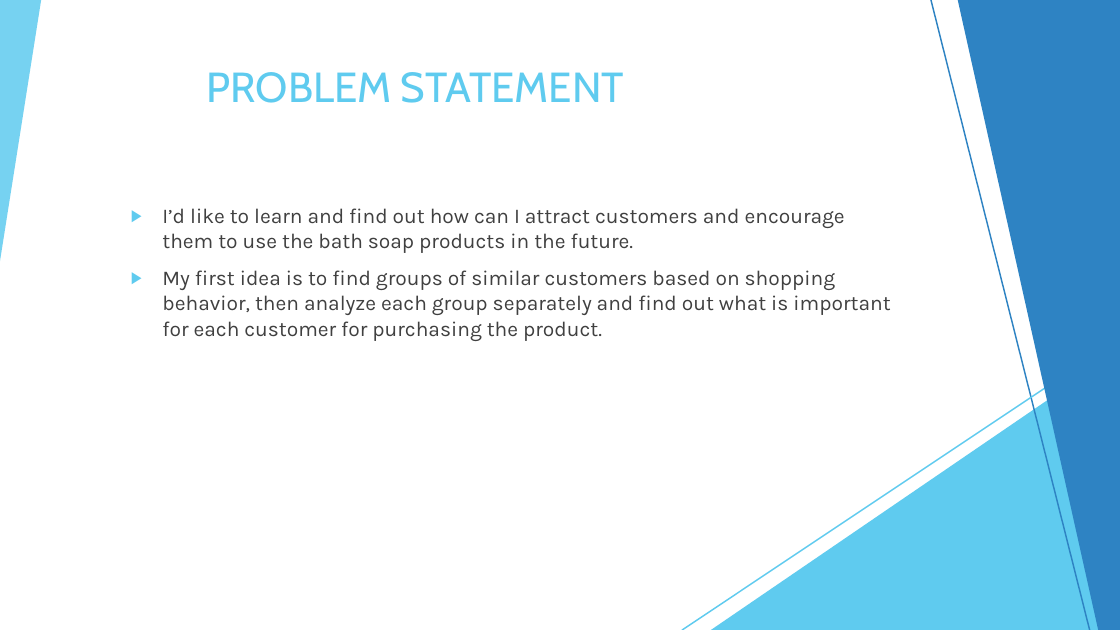
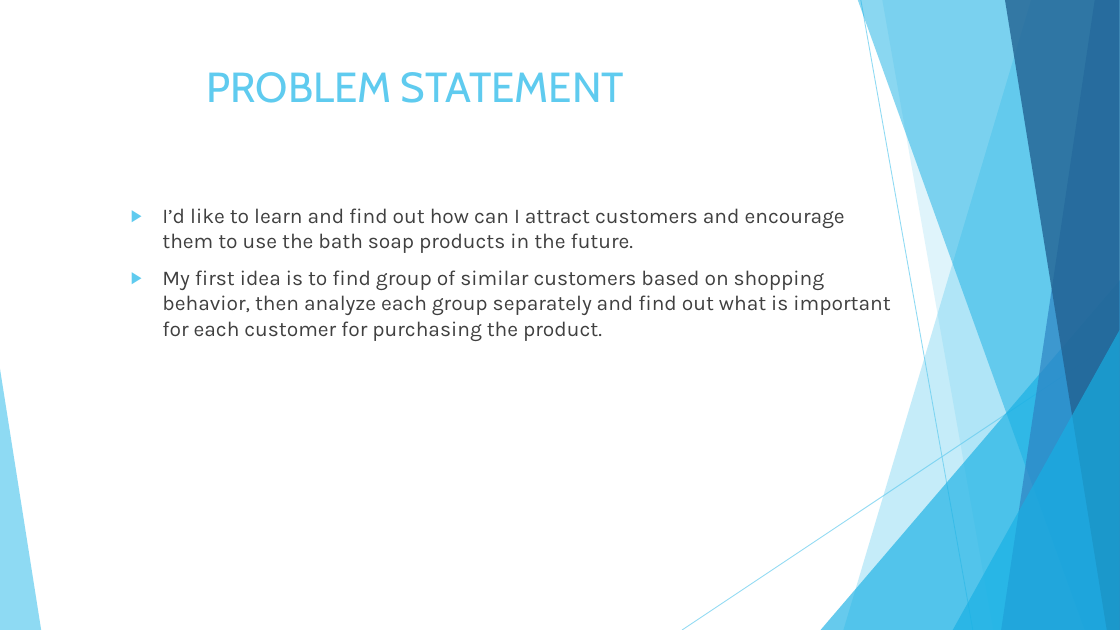
Before and after one commit to Niharika695/64060---npillana--assignment-2, a slide deck: slide 2 of Final Exam/MARKET SEGMENTATION OF BATHSOAP.pptx. Drawn at 1120x630 pixels with LibreOffice and Linux fonts; fonts in the diff are those of the drawing. Boxes give left, top, right and bottom in pixels: in the first picture for what was removed or moved away, otherwise in the second. Text is boxed around its words. In the diff, an @@ line names an element or a change of style, - is before the commit and + after.

```diff
--- a/Final Exam/MARKET SEGMENTATION OF BATHSOAP.pptx
+++ b/Final Exam/MARKET SEGMENTATION OF BATHSOAP.pptx
@@ rectangle removed at [0, 0, 1120, 630] @@
@@ triangle removed at [0, 0, 41, 261] @@
@@ line removed from (931, 0) to (1090, 630) @@
@@ freeform shape removed at [958, 0, 1120, 630] @@
@@ text at [162, 270, 890, 341]: text changed @@
-▶ My first idea is to find groups of similar customers based on shopping behavior, then analyze each group separately and find out what is important for each customer for purchasing the product.
+▶ My first idea is to find group of similar customers based on shopping behavior, then analyze each group separately and find out what is important for each customer for purchasing the product.
@@ line removed from (1120, 339) to (682, 630) @@
@@ triangle removed at [711, 351, 1120, 630] @@
```
Also in this commit, not shown: 2 other slides changed.
